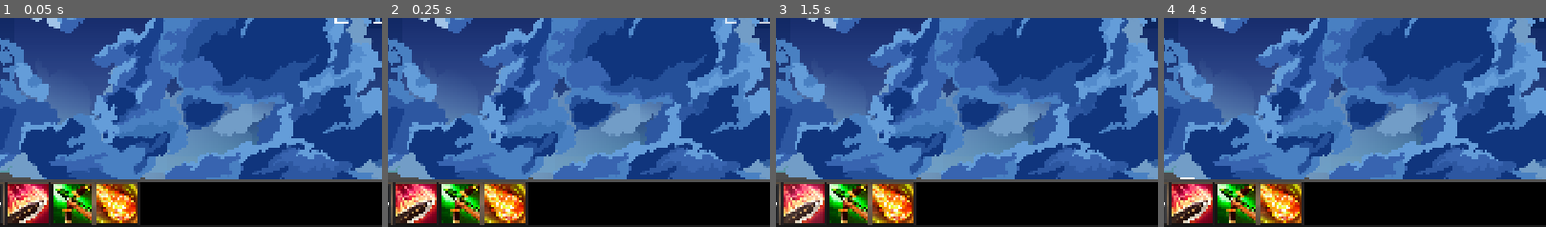
Above: before the commit, frames 1-4 (left to right).
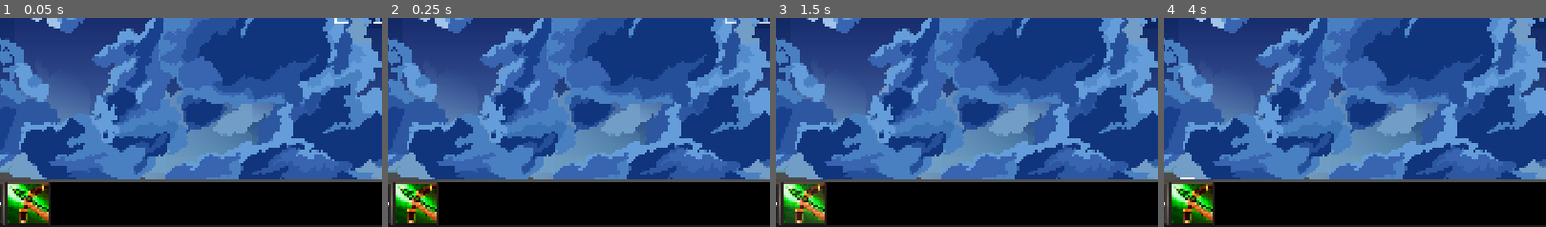
Above: after the commit, the same moments.

Repository: huxiaoou/hus-rpg-alpha
Game: Godot game, scene res://scenes/main.tscn
Same seed, same stepped clock (60 frames per second), same inputs: the game is played once before the commit and once after it.
Inputs (mouse positions are % of the whole screen's width and height, from its top left):
- Up to frame 1 (0.05 s): no input
- Up to frame 2 (0.25 s): no input
- Up to frame 3 (1.5 s): click (3, 94) at 0.5 s, where only the run before the commit has a clickable "Give description for the abil…"; click (9, 94) at 1.25 s, where only the run before the commit has a clickable "Give description for the abil…"
- Up to frame 4 (4 s): click (15, 94) at 2 s, where only the run before the commit has a clickable "Give description for the abil…"; click (21, 94) at 2.75 s, where only the run before the commit has a clickable "Give description for the abil…"; click (3, 94) at 3.5 s, where only the run after the commit has a clickable "Move"
The pictures show only the part of the screen within x 5-55%, y 50-100%; the shares and areas given below are measured in that part.

The runs differ from the first frame. In frame 1, 6.4% of the frame differs, in the area x 2-37%, y 78-100%; in frame 2, 6.4%; in frame 3, 6.4%; in frame 4, 6.4%.

Commit message:
Add ability UI

Diff:
--- a/scenes/abilities/ability_base.gd
+++ b/scenes/abilities/ability_base.gd
@@ -4,6 +4,9 @@
 
 @export var ability_id: String = ""
 @export var ability_name: String = ""
+@export var texture_normal: Texture2D
+@export var texture_hover: Texture2D
+@export var texture_press: Texture2D
 
 var unit: UnitTest
 var is_active: bool = false
--- a/scenes/abilities/ability_bow.tscn
+++ b/scenes/abilities/ability_bow.tscn
@@ -1,7 +1,13 @@
-[gd_scene load_steps=2 format=3 uid="uid://d2dlwxlof6euy"]
+[gd_scene load_steps=5 format=3 uid="uid://d2dlwxlof6euy"]
 
 [ext_resource type="Script" uid="uid://dymfi7xmrv5y5" path="res://scenes/abilities/ability_bow.gd" id="1_fw65g"]
+[ext_resource type="Texture2D" uid="uid://dwmg6hgoha5d5" path="res://assets/ui/ability_bow_normal.png" id="2_7y6br"]
+[ext_resource type="Texture2D" uid="uid://b2pvsb5deuslm" path="res://assets/ui/ability_bow_hover.png" id="3_3g12s"]
+[ext_resource type="Texture2D" uid="uid://cdcw4d0dl33qy" path="res://assets/ui/ability_bow_press.png" id="4_3msnn"]
 
 [node name="AbilityBow" type="Node"]
 script = ExtResource("1_fw65g")
+texture_normal = ExtResource("2_7y6br")
+texture_hover = ExtResource("3_3g12s")
+texture_press = ExtResource("4_3msnn")
 metadata/_custom_type_script = "uid://dl7biw0en2qpx"
--- a/scenes/abilities/ability_fireball.tscn
+++ b/scenes/abilities/ability_fireball.tscn
@@ -1,7 +1,13 @@
-[gd_scene load_steps=2 format=3 uid="uid://dqcrr0rs48fxi"]
+[gd_scene load_steps=5 format=3 uid="uid://dqcrr0rs48fxi"]
 
 [ext_resource type="Script" uid="uid://ch0rhxl86lq50" path="res://scenes/abilities/ability_fireball.gd" id="1_tbcqm"]
+[ext_resource type="Texture2D" uid="uid://d4m1grwu02b4i" path="res://assets/ui/ability_fireball_normal.png" id="2_4wrbd"]
+[ext_resource type="Texture2D" uid="uid://d3qnqqlkoa2b4" path="res://assets/ui/ability_fireball_hover.png" id="3_t6xwv"]
+[ext_resource type="Texture2D" uid="uid://bvfuriu735dly" path="res://assets/ui/ability_fireball_press.png" id="4_4bkdm"]
 
 [node name="AbilityFireball" type="Node"]
 script = ExtResource("1_tbcqm")
+texture_normal = ExtResource("2_4wrbd")
+texture_hover = ExtResource("3_t6xwv")
+texture_press = ExtResource("4_4bkdm")
 metadata/_custom_type_script = "uid://dl7biw0en2qpx"
--- a/scenes/abilities/ability_move.tscn
+++ b/scenes/abilities/ability_move.tscn
@@ -1,9 +1,15 @@
-[gd_scene load_steps=2 format=3 uid="uid://b3mfc486t6t6u"]
+[gd_scene load_steps=5 format=3 uid="uid://b3mfc486t6t6u"]
 
 [ext_resource type="Script" uid="uid://c4y8rbjdb60fs" path="res://scenes/abilities/ability_move.gd" id="1_w8lu7"]
+[ext_resource type="Texture2D" uid="uid://bpihbm3dmqfvy" path="res://assets/ui/ability_move_normal.png" id="2_6u8dh"]
+[ext_resource type="Texture2D" uid="uid://c71ehhp8pq08x" path="res://assets/ui/ability_move_hover.png" id="3_5rrik"]
+[ext_resource type="Texture2D" uid="uid://dda8s52olljk3" path="res://assets/ui/ability_move_press.png" id="4_2dyxb"]
 
 [node name="AbilityMove" type="Node"]
 script = ExtResource("1_w8lu7")
 ability_id = "ability_move"
 ability_name = "Move"
+texture_normal = ExtResource("2_6u8dh")
+texture_hover = ExtResource("3_5rrik")
+texture_press = ExtResource("4_2dyxb")
 metadata/_custom_type_script = "uid://dl7biw0en2qpx"
--- a/scenes/abilities/ability_sword.tscn
+++ b/scenes/abilities/ability_sword.tscn
@@ -1,7 +1,13 @@
-[gd_scene load_steps=2 format=3 uid="uid://cknsx21bcgolb"]
+[gd_scene load_steps=5 format=3 uid="uid://cknsx21bcgolb"]
 
 [ext_resource type="Script" uid="uid://b10g8y22ob2q" path="res://scenes/abilities/ability_sword.gd" id="1_1bwa0"]
+[ext_resource type="Texture2D" uid="uid://c3hhg7gy3tqei" path="res://assets/ui/ability_sword_normal.png" id="2_sp64x"]
+[ext_resource type="Texture2D" uid="uid://cbm88rslm5fqe" path="res://assets/ui/ability_sword_hover.png" id="3_q5yjy"]
+[ext_resource type="Texture2D" uid="uid://dsyo0imwymshn" path="res://assets/ui/ability_sword_press.png" id="4_4swi4"]
 
 [node name="AbilitySword" type="Node"]
 script = ExtResource("1_1bwa0")
+texture_normal = ExtResource("2_sp64x")
+texture_hover = ExtResource("3_q5yjy")
+texture_press = ExtResource("4_4swi4")
 metadata/_custom_type_script = "uid://dl7biw0en2qpx"
--- a/scenes/ui/button_ability.gd
+++ b/scenes/ui/button_ability.gd
@@ -1,6 +1,8 @@
 extends TextureButton
 
 class_name ButtonAbility
+
+var ability: AbilityBase = null
 
 @export var description: String = "Give description for the ability here."
 @onready var label_description: Label = $LabelDescription
@@ -19,3 +21,11 @@
 
 func _on_mouse_exited() -> void:
 	label_description.visible = false
+
+
+func set_up(ability: AbilityBase) -> void:
+	self.ability = ability
+	label_description.text = ability.ability_name
+	texture_normal = ability.texture_normal
+	texture_hover = ability.texture_hover
+	texture_pressed = ability.texture_press
--- a/scenes/ui/button_ability.tscn
+++ b/scenes/ui/button_ability.tscn
@@ -1,8 +1,5 @@
-[gd_scene load_steps=6 format=3 uid="uid://cmvmuakbaow42"]
+[gd_scene load_steps=3 format=3 uid="uid://cmvmuakbaow42"]
 
-[ext_resource type="Texture2D" uid="uid://dwmg6hgoha5d5" path="res://assets/ui/ability_bow_normal.png" id="1_071xn"]
-[ext_resource type="Texture2D" uid="uid://cdcw4d0dl33qy" path="res://assets/ui/ability_bow_press.png" id="2_1cmj8"]
-[ext_resource type="Texture2D" uid="uid://b2pvsb5deuslm" path="res://assets/ui/ability_bow_hover.png" id="3_ivd0o"]
 [ext_resource type="Script" uid="uid://di741767cd0fp" path="res://scenes/ui/button_ability.gd" id="4_1cmj8"]
 [ext_resource type="Theme" uid="uid://cmc345t3y1agn" path="res://assets/theme_ui.tres" id="5_ivd0o"]
 
@@ -14,9 +11,6 @@
 offset_right = 116.0
 offset_bottom = 58.0
 grow_vertical = 2
-texture_normal = ExtResource("1_071xn")
-texture_pressed = ExtResource("2_1cmj8")
-texture_hover = ExtResource("3_ivd0o")
 script = ExtResource("4_1cmj8")
 
 [node name="LabelDescription" type="Label" parent="."]
--- a/scenes/ui/ui.tscn
+++ b/scenes/ui/ui.tscn
@@ -1,5 +1,6 @@
-[gd_scene load_steps=12 format=3 uid="uid://ba8x35xwcb1qm"]
+[gd_scene load_steps=13 format=3 uid="uid://ba8x35xwcb1qm"]
 
+[ext_resource type="Script" uid="uid://d21i6u5ki281h" path="res://scenes/ui/ui_unit_abilities.gd" id="1_4kltc"]
 [ext_resource type="PackedScene" uid="uid://cmvmuakbaow42" path="res://scenes/ui/button_ability.tscn" id="1_u7n8c"]
 [ext_resource type="Texture2D" uid="uid://c3hhg7gy3tqei" path="res://assets/ui/ability_sword_normal.png" id="2_7vp6q"]
 [ext_resource type="Texture2D" uid="uid://bpihbm3dmqfvy" path="res://assets/ui/ability_move_normal.png" id="2_y220t"]
@@ -34,26 +35,28 @@
 grow_vertical = 0
 theme_override_styles/panel = SubResource("StyleBoxFlat_u7n8c")
 
-[node name="HBoxContainer" type="HBoxContainer" parent="PanelContainer"]
+[node name="UIUnitAbilities" type="HBoxContainer" parent="PanelContainer"]
 layout_mode = 2
 theme_override_constants/separation = -4
+script = ExtResource("1_4kltc")
+ui_button_ability_scene = ExtResource("1_u7n8c")
 
-[node name="ButtonAbilityMove" parent="PanelContainer/HBoxContainer" instance=ExtResource("1_u7n8c")]
+[node name="ButtonAbilityMove" parent="PanelContainer/UIUnitAbilities" instance=ExtResource("1_u7n8c")]
 layout_mode = 2
 texture_normal = ExtResource("2_y220t")
 texture_pressed = ExtResource("3_4kltc")
 texture_hover = ExtResource("4_hl07w")
 
-[node name="ButtonAbilitySword" parent="PanelContainer/HBoxContainer" instance=ExtResource("1_u7n8c")]
+[node name="ButtonAbilitySword" parent="PanelContainer/UIUnitAbilities" instance=ExtResource("1_u7n8c")]
 layout_mode = 2
 texture_normal = ExtResource("2_7vp6q")
 texture_pressed = ExtResource("3_jcn1r")
 texture_hover = ExtResource("4_uegxj")
 
-[node name="ButtonAbilityBow" parent="PanelContainer/HBoxContainer" instance=ExtResource("1_u7n8c")]
+[node name="ButtonAbilityBow" parent="PanelContainer/UIUnitAbilities" instance=ExtResource("1_u7n8c")]
 layout_mode = 2
 
-[node name="ButtonAbilityFireball" parent="PanelContainer/HBoxContainer" instance=ExtResource("1_u7n8c")]
+[node name="ButtonAbilityFireball" parent="PanelContainer/UIUnitAbilities" instance=ExtResource("1_u7n8c")]
 layout_mode = 2
 texture_normal = ExtResource("5_y220t")
 texture_pressed = ExtResource("6_4kltc")
--- /dev/null
+++ b/scenes/ui/ui_unit_abilities.gd
@@ -0,0 +1,21 @@
+extends HBoxContainer
+
+class_name UIUnitAbilities
+
+@export var ui_button_ability_scene: PackedScene
+
+
+func _ready() -> void:
+	call_deferred("update_ui_unit_ability")
+
+
+func update_ui_unit_ability() -> void:
+	var director_abilities: DirectorAbilities = get_tree().current_scene.get_node("UnitTest").get_node("DirectorAbilities")
+	for node in self.get_children():
+		node.queue_free()
+
+	for ability_id in director_abilities.abilities.keys():
+		var ability: AbilityBase = director_abilities.abilities[ability_id]
+		var button: ButtonAbility = ui_button_ability_scene.instantiate()
+		self.add_child(button)
+		button.set_up(ability)
--- a/scenes/units/unit_test.tscn
+++ b/scenes/units/unit_test.tscn
@@ -1,9 +1,10 @@
-[gd_scene load_steps=6 format=3 uid="uid://bqwob2kmuchxg"]
+[gd_scene load_steps=7 format=3 uid="uid://bqwob2kmuchxg"]
 
 [ext_resource type="Script" uid="uid://epmx03egse45" path="res://scenes/units/unit_test.gd" id="1_ip78a"]
 [ext_resource type="SpriteFrames" uid="uid://emckyudplu5x" path="res://resources/sprite_frames/sprite_frames_valkyrie.tres" id="2_basw2"]
 [ext_resource type="PackedScene" uid="uid://dalshoc7gi076" path="res://scenes/abilities/director_abilities.tscn" id="3_lara0"]
 [ext_resource type="PackedScene" uid="uid://b3mfc486t6t6u" path="res://scenes/abilities/ability_move.tscn" id="4_basw2"]
+[ext_resource type="PackedScene" uid="uid://d2dlwxlof6euy" path="res://scenes/abilities/ability_bow.tscn" id="5_vd2bk"]
 
 [sub_resource type="RectangleShape2D" id="RectangleShape2D_ohhv2"]
 size = Vector2(118, 120)
@@ -26,4 +27,6 @@
 
 [node name="AbilityMove" parent="DirectorAbilities" instance=ExtResource("4_basw2")]
 
+[node name="AbilityBow" parent="DirectorAbilities" instance=ExtResource("5_vd2bk")]
+
 [connection signal="input_event" from="." to="." method="_on_input_event"]
Not shown, added: scenes/ui/ui_unit_abilities.gd.uid
